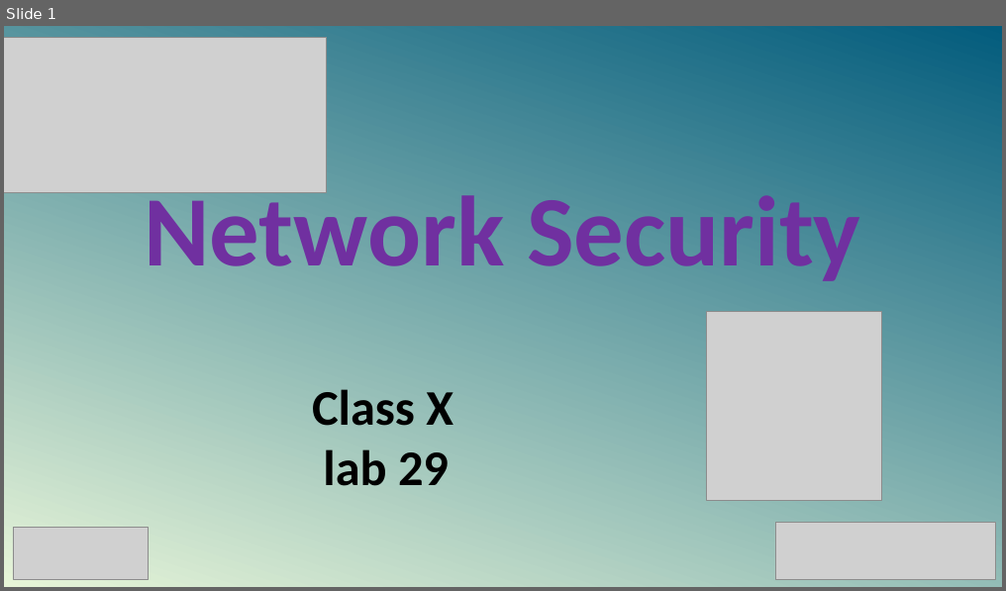
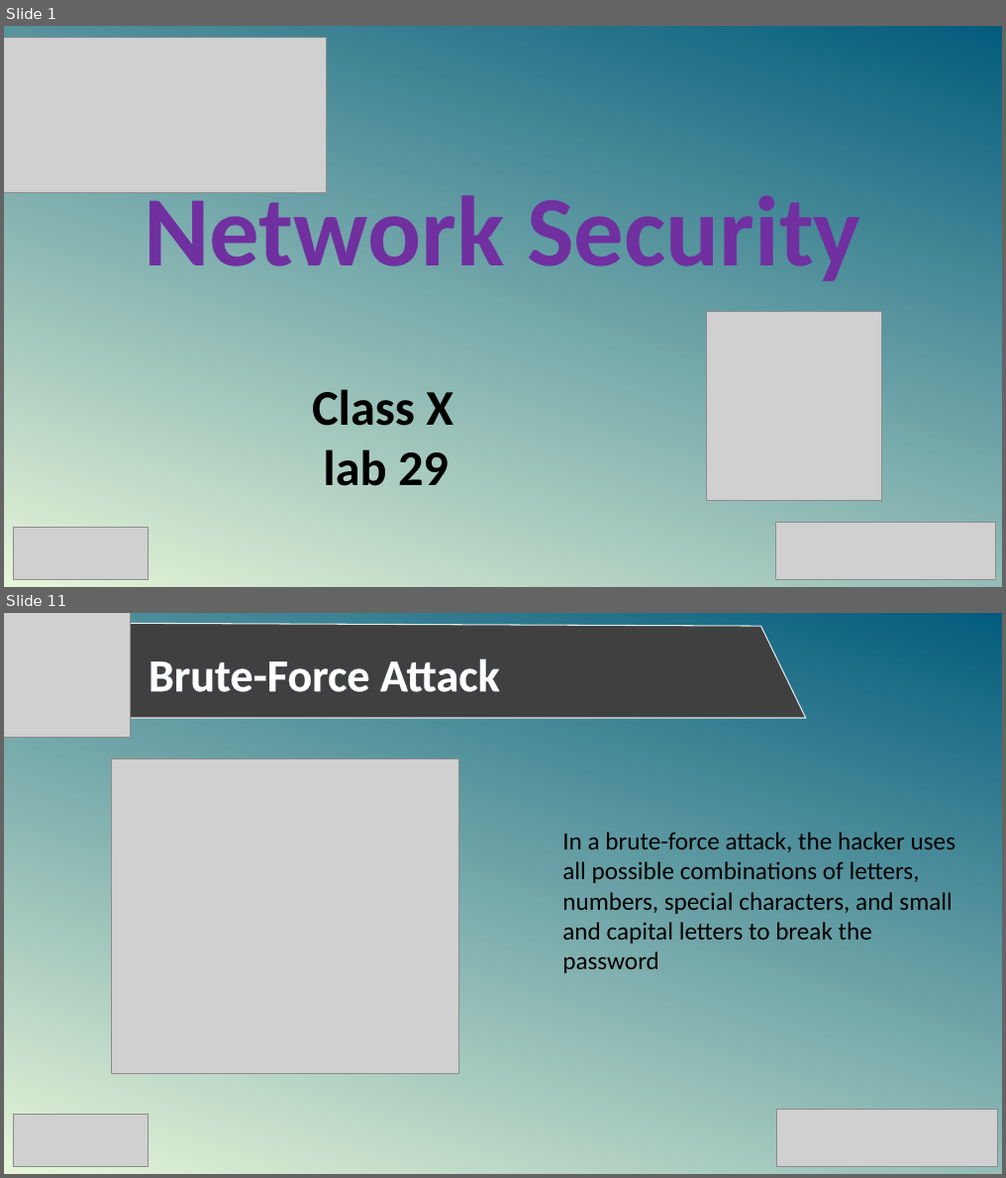
Before and after one commit to SabitDeepto/IIDP, a slide deck: Network Security/class 10/NetSec_11/2. Presentation/NetSec_11.pptx. Shown one above the other, each under a label of ours: slide 1 before the commit, slides 1 and 11 after it; the slides between them are not shown. The pictures are 1006x591 and 1006x1178 pixels, drawn with LibreOffice and Linux fonts; fonts in the diff are those of the drawing; grey boxes stand for pictures. Boxes give left, top, right and bottom in pixels: in the first picture for what was removed or moved away, otherwise in the second. Text is boxed around its words. In the diff, an @@ line names an element or a change of style, - is before the commit and + after.

```diff
--- a/Network Security/class 10/NetSec_11/2. Presentation/NetSec_11.pptx
+++ b/Network Security/class 10/NetSec_11/2. Presentation/NetSec_11.pptx
@@ slide 11 added at [4, 613, 1002, 1174], background gradient #E7F5D9 to #035C7D @@
@@ picture added at [4, 613, 131, 738] @@
@@ freeform shape added at [40, 623, 806, 718], fill #404040, outline #FFFFFF 1 pt @@
@@ text added at [149, 659, 500, 692], 44 pt, text #FFFFFF, bold @@
+Brute-Force Attack
@@ picture added at [111, 759, 458, 1074] @@
@@ text added at [562, 832, 955, 973], 24 pt, text #000000 @@
+In a brute-force attack, the hacker uses all possible combinations of letters, numbers, special characters, and small and capital letters to break the password
@@ picture added at [13, 1115, 148, 1166] @@
@@ picture added at [776, 1109, 997, 1167] @@
```
Also in this commit, not shown: 9 other slides added, 9 slides removed, 6 other files.
